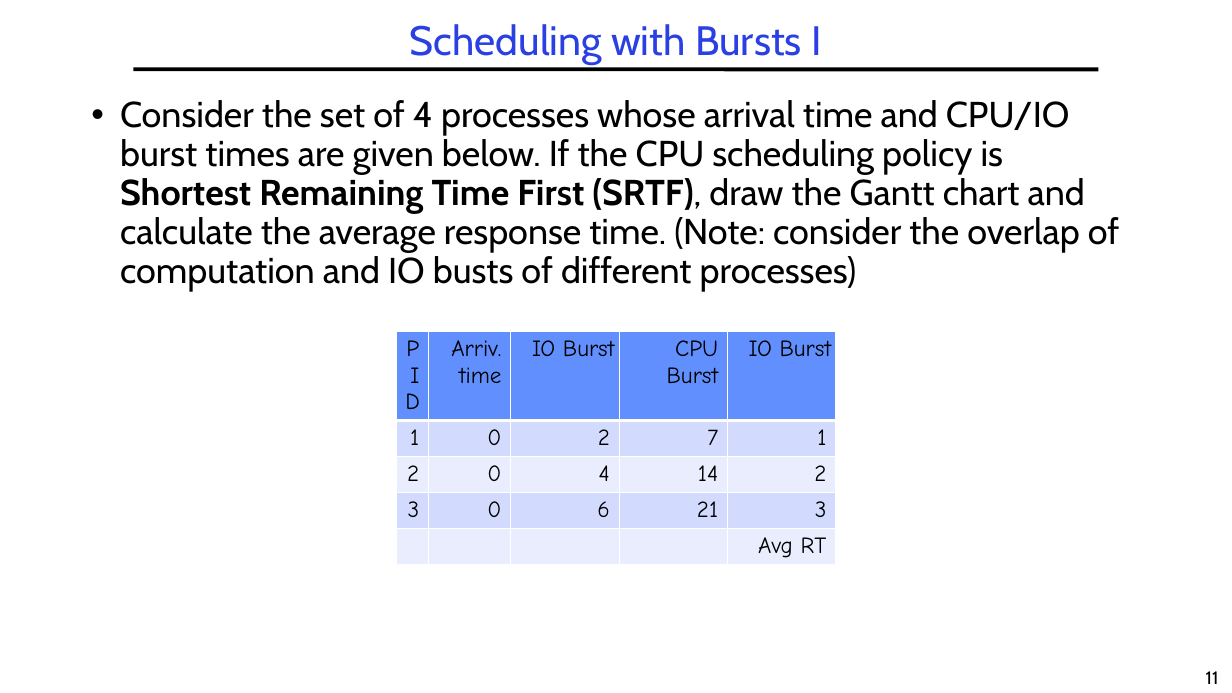
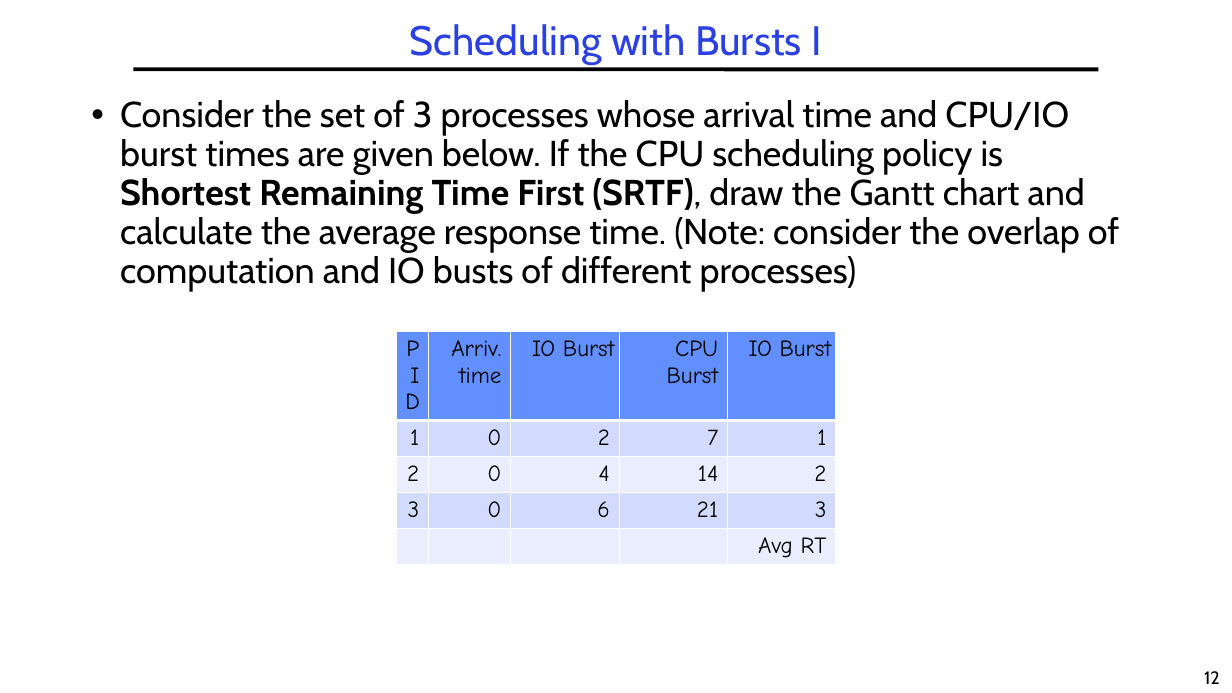
Before and after one commit to guhofstra/CSC256Fa25, a slide deck: slide 12 of PPTs/L5-Exercises ANS.pptx (slide 11 before the commit). Drawn at 1232x693 pixels with LibreOffice and Linux fonts; fonts in the diff are those of the drawing. Boxes give left, top, right and bottom in pixels: in the first picture for what was removed or moved away, otherwise in the second. Text is boxed around its words. In the diff, an @@ line names an element or a change of style, - is before the commit and + after.

```diff
--- a/PPTs/L5-Exercises ANS.pptx
+++ b/PPTs/L5-Exercises ANS.pptx
@@ text at [120,100,1119,292]: text changed @@
-• Consider the set of 4 processes whose arrival time and CPU/IO burst times are given below. If the CPU scheduling policy is Shortest Remaining Time First (SRTF), draw the Gantt chart and calculate the average response time. (Note: consider the overlap of computation and IO busts of different processes)
+• Consider the set of 3 processes whose arrival time and CPU/IO burst times are given below. If the CPU scheduling policy is Shortest Remaining Time First (SRTF), draw the Gantt chart and calculate the average response time. (Note: consider the overlap of computation and IO busts of different processes)
@@ page number at [1204,671,1220,684]: text changed @@
-11
+12
```
Also in this commit, not shown: 7 other slides changed, 1 slide added, 3 other files.
